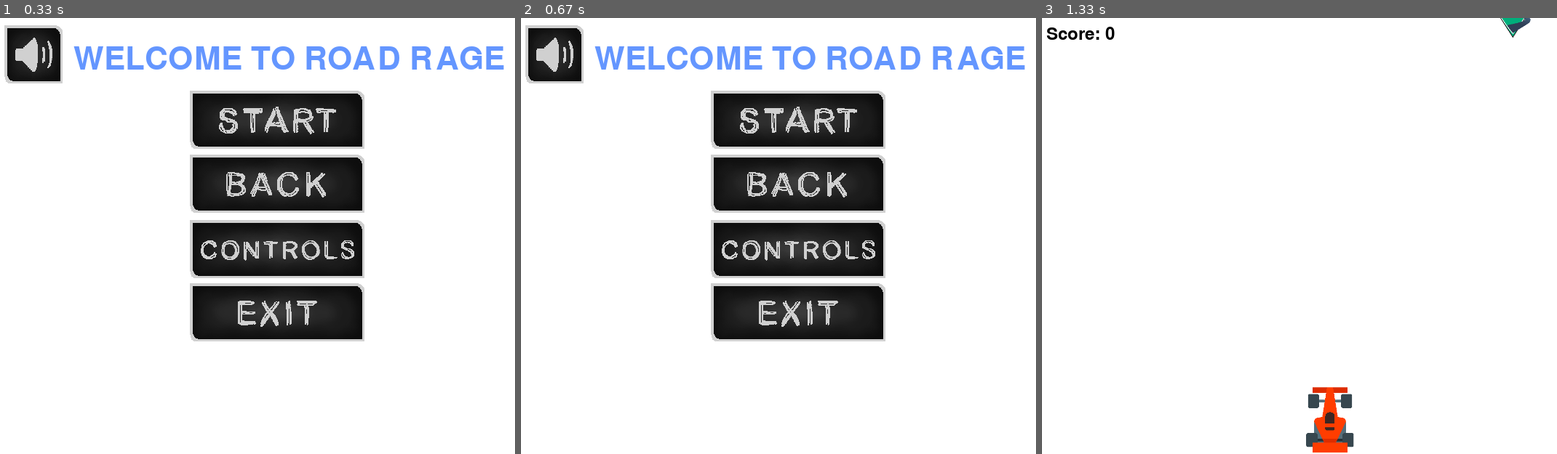
Above: before the commit, frames 1-3 (left to right).
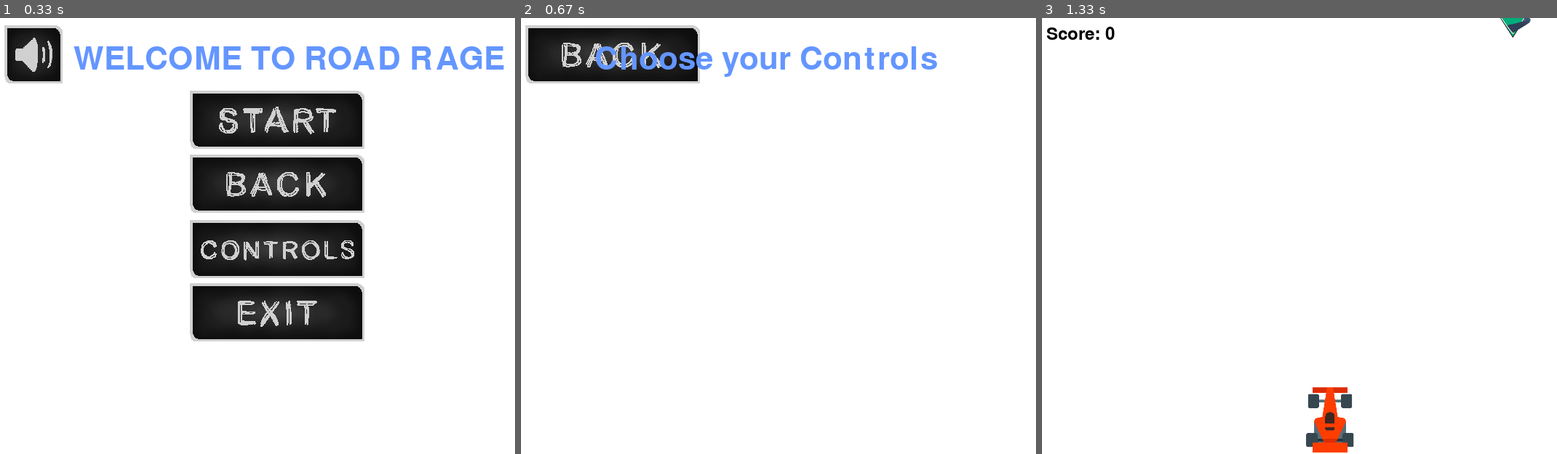
Above: after the commit, the same moments.

Repository: NicoVDT/SDD-AT3
Game: pygame game, started from python game/car game.py
The game is run twice, just before and just after one commit, with the same random seed, the same clock (stepped at 60 frames per second) and the same inputs.
Inputs (mouse positions are in pixels of both pictures, inside the frame that each line leads up to):
- Up to frame 1 (0.33 s): no input
- Up to frame 2 (0.67 s): click (809, 236) at 0.38 s
- Up to frame 3 (1.33 s): click (1134, 52) at 0.72 s, where only the run after the commit has a clickable "Choose your Controls"; click (1320, 118) at 1.22 s

Frame 1 is identical in both runs. In frame 2, 23% of the frame differs, in the area x 2-98%, y 1-75%; in frame 3, nothing differs.

Commit message:
added menu switcher and basic controll screen

Diff:
--- a/python game/car game.py
+++ b/python game/car game.py
@@ -34,6 +34,8 @@
     "Menu Buttons\Large Buttons\Large Buttons\Help Button.png")
 start_game_button_image = pygame.image.load(
     "Menu Buttons\Large Buttons\Large Buttons\Start Button.png")
+back_button_image = pygame.image.load(
+    "Menu Buttons\Large Buttons\Large Buttons\Help Button.png")
 
 car_image = pygame.image.load("car.png")
 car_width, car_height = car_image.get_rect().size
@@ -54,7 +56,8 @@
 # Set the font
 font = pygame.font.Font(None, 36)
 
-# Load the sounds
+
+currentscreen: str
 
 
 def menu():
@@ -70,7 +73,8 @@
         exit()
 
     if control_button.draw():
-        controls()
+        global currentscreen
+        currentscreen = "controls"
 
     if mute_button.draw():
         print("Audio has been muted")
@@ -88,8 +92,10 @@
     start_game_font = pygame.font.Font(None, 65)
     control_title = start_game_font.render(
         "Choose your Controls", True, (100, 150, 255))
+    if back_button.draw():
+        global currentscreen
+        currentscreen = "menu"
     screen.blit(control_title, (105, 35))
-    print()
     pygame.display.flip()
 
 
@@ -165,6 +171,7 @@
 control_button = Button(265, 278, control_button_image, 0.4)
 exit_button = Button(265, 365, exit_button_image, 0.4)
 mute_button = Button(10, 10, mute_button_image, 0.4)
+back_button = Button(10, 10, back_button_image, 0.4)
 
 # Set the game loop
 running = True
@@ -174,6 +181,8 @@
 def startloop():
     global start_game
     start_game = False
+    global currentscreen
+    currentscreen = "menu"
     while not start_game:
         # Handle the events
         for event in pygame.event.get():
@@ -184,7 +193,11 @@
 
         # Draw the screen
         screen.fill(white)
-        menu()
+        match currentscreen:
+            case "menu":
+                menu()
+            case "controls":
+                controls()
 
 
 def gameloop():
